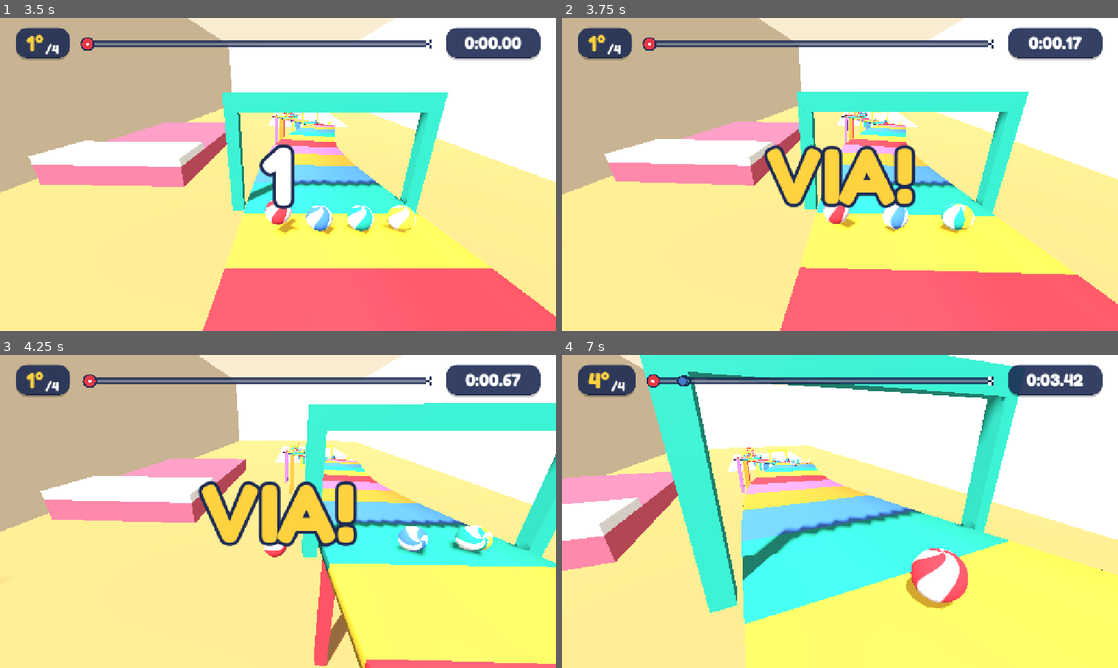
Above: before the commit, frames 1-4 (two rows, left to right).
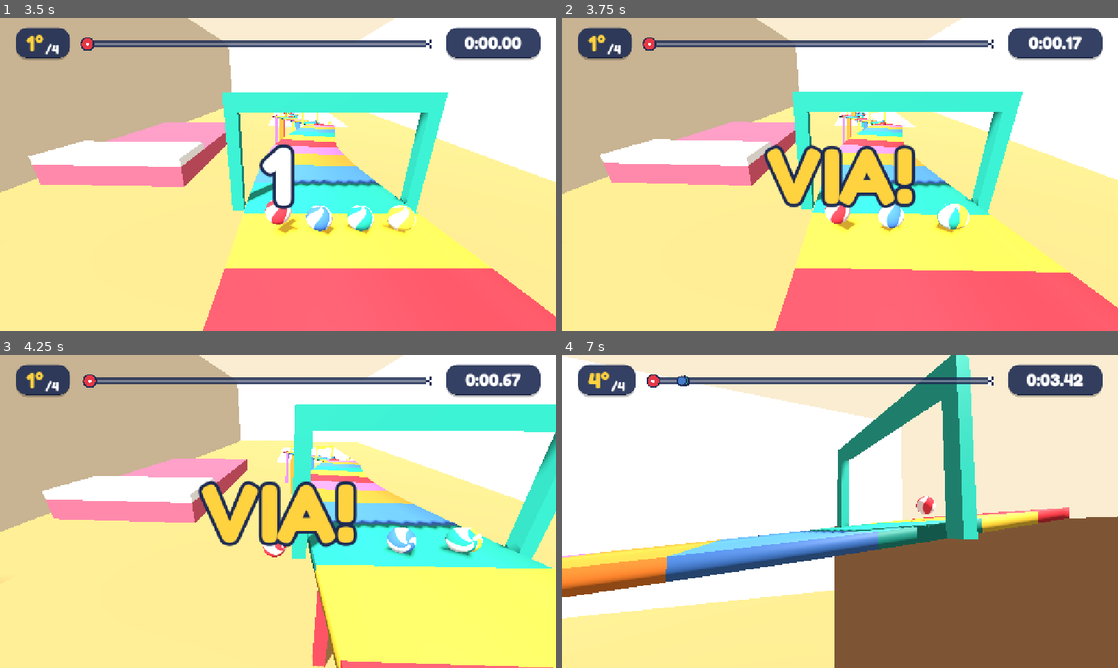
Above: after the commit, the same moments.

Repository: Leoel97/racing-marble
Game: Godot game, scene res://scenes/main.tscn
Same seed, same stepped clock (60 frames per second), same inputs: the game is played once before the commit and once after it.
Inputs (mouse positions are in pixels of both pictures, inside the frame that each line leads up to):
- Up to frame 1 (3.5 s): click "GIOCA" at 0.5 s; move the mouse to (400, 158) at 1.27 s; hold Right (ui_right) 1.28-2 s; click (400, 158) at 1.42 s; drag from (166, 190) to (250, 237) at 2.02 s; move the mouse to (333, 105) at 2.77 s; hold Right (ui_right) from 2.78 s (still down)
- Up to frame 2 (3.75 s): release Right (ui_right) at 3.5 s; tap Enter at 3.5 s; drag from (812, 237) to (673, 127) at 3.52 s
- Up to frame 3 (4.25 s): no input
- Up to frame 4 (7 s): move the mouse to (1006, 558) at 4.27 s; hold Left (ui_left) 4.28-5 s; drag from (673, 464) to (756, 433) at 5.02 s; move the mouse to (867, 511) at 5.77 s; hold Left (ui_left) 5.78-6.5 s; click (867, 511) at 5.92 s; drag from (756, 433) to (728, 527) at 6.52 s

Frame 1 is identical in both runs. In frame 2, 3.9% of the frame differs, in the area x 0-100%, y 0-100%; in frame 3, 6.9%; in frame 4, 83%.

Commit message:
Guida realistica: spinta laterale con inerzia e attrito, nessuna penalita' artificiale in sterzata
Co-Authored-By: Claude Fable 5.2 <noreply@anthropic.com>
Claude-Session: https://claude.ai/code/session_01R6mF4JeXyjBadC86qXprPP

Diff:
--- a/scripts/main.gd
+++ b/scripts/main.gd
@@ -100,9 +100,9 @@
 
 	# [nome, colore, abilita', corsia]
 	var bot_defs := [
-		["Bot Blu", Color(0.27, 0.48, 0.80), 0.73, -0.8],
-		["Bot Verde", Color(0.16, 0.62, 0.56), 0.80, 0.8],
-		["Bot Giallo", Color(1.00, 0.82, 0.25), 0.86, 2.4],
+		["Bot Blu", Color(0.27, 0.48, 0.80), 0.70, -0.8],
+		["Bot Verde", Color(0.16, 0.62, 0.56), 0.77, 0.8],
+		["Bot Giallo", Color(1.00, 0.82, 0.25), 0.83, 2.4],
 	]
 	for def: Array in bot_defs:
 		var bot: Node3D = AiScript.new()
--- a/scripts/marble.gd
+++ b/scripts/marble.gd
@@ -3,13 +3,17 @@
 
 const Look := preload("res://scripts/marble_look.gd")
 
-# Modello di guida: la biglia accelera con la pendenza, frena con l'aria
-# e perde velocita' ogni volta che si sterza.
+# Modello di guida realistico: la biglia accelera con la pendenza ed e' frenata
+# dall'aria. Inclinare il telefono da' una spinta laterale (non una velocita'):
+# la biglia ha inerzia anche di lato e un po' di attrito la smorza.
+# Inclinare avanti o indietro non fa nulla: non si puo' frenare.
 const SLOPE_GAIN := 110.0    # spinta lungo la pista per unita' di pendenza
 const DRAG := 0.02           # resistenza che cresce con il quadrato della velocita'
-const SCRUB := 0.10          # velocita' persa sterzando
+const SCRUB := 0.10          # costo delle manovre, usato solo dagli avversari
 const MIN_SPEED := 6.0       # sotto questa soglia una piccola spinta evita lo stallo
-const LATERAL_SPEED := 9.0
+const LATERAL_ACCEL := 36.0  # spinta laterale a inclinazione piena
+const LATERAL_GRIP := 4.0    # attrito laterale: smorza lo scivolamento di lato
+const LATERAL_SPEED := 9.0   # riferimento per gli avversari
 const ROLL_INERTIA := 1.4    # una sfera che rotola "pesa" 7/5: compensa la spinta
 
 var track: Node3D
@@ -56,7 +60,7 @@
 		g = Input.get_accelerometer()
 	var st: float = 0.0
 	if g.length() > 0.5:
-		st = g.x / 9.81 * sensitivity
+		st = g.x / g.length() * sensitivity
 		if absf(st) < 0.04:
 			st = 0.0
 	if invert:
@@ -93,7 +97,8 @@
 			_auto_hold = 1.5
 	else:
 		_auto_stuck = 0.0
-	return clampf((target - off) * 0.8, -1.0, 1.0)
+	var vr: float = linear_velocity.dot(right)
+	return clampf((target - off) * 0.5 - vr * 0.15, -1.0, 1.0)
 
 
 func _unhandled_input(event: InputEvent) -> void:
@@ -120,11 +125,11 @@
 	var vr: float = linear_velocity.dot(right)
 	var steer: float = get_steer()
 	var slope: float = -fwd.y
-	var acc: float = SLOPE_GAIN * slope - DRAG * vf * absf(vf) - SCRUB * steer * steer * maxf(vf, 0.0)
+	var acc: float = SLOPE_GAIN * slope - DRAG * vf * absf(vf)
 	if vf < MIN_SPEED:
 		acc = maxf(acc, (MIN_SPEED - vf) * 3.0)
 	apply_central_force(fwd * acc * mass * ROLL_INERTIA)
-	apply_central_force(right * (steer * LATERAL_SPEED - vr) * 10.0 * mass)
+	apply_central_force(right * (steer * LATERAL_ACCEL - vr * LATERAL_GRIP) * mass * ROLL_INERTIA)
 
 
 func place_at(pos: Vector3, idx: int) -> void:
